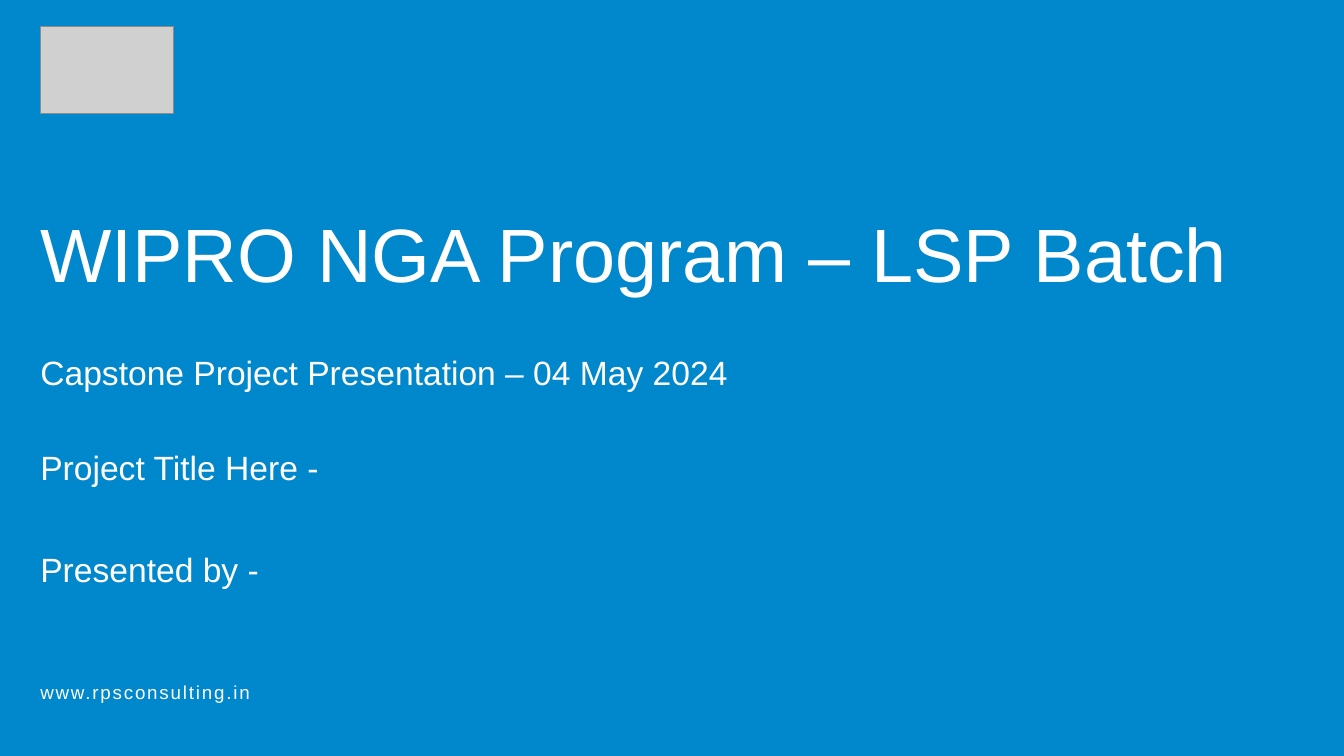
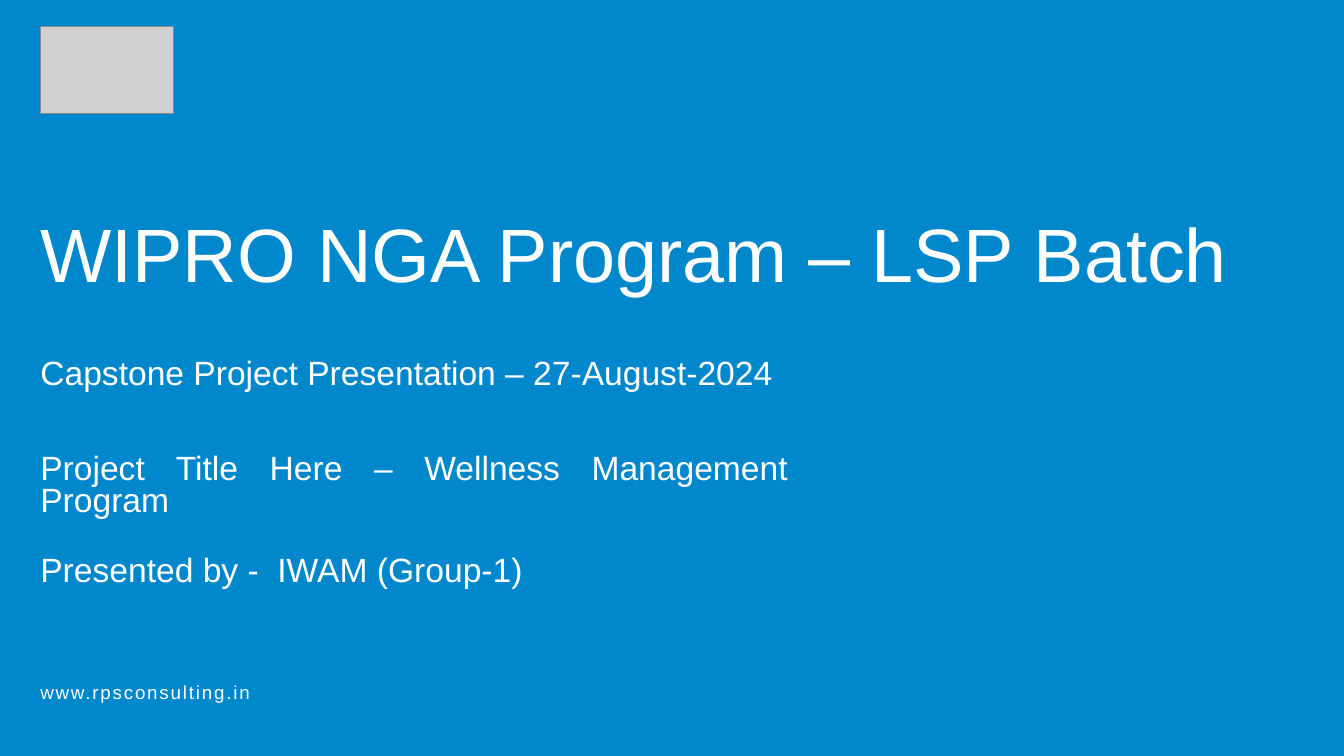
Before and after one commit to jeffthetrazer/IWAM-Group1-Wellness-Project, a slide deck: slide 1 of Wellness_Project_IWAM(Group-1).pptx. Drawn at 1344x756 pixels with LibreOffice and Linux fonts; fonts in the diff are those of the drawing; grey boxes stand for pictures. Boxes give left, top, right and bottom in pixels: in the first picture for what was removed or moved away, otherwise in the second. Text is boxed around its words. In the diff, an @@ line names an element or a change of style, - is before the commit and + after.

```diff
--- a/Wellness_Project_IWAM(Group-1).pptx
+++ b/Wellness_Project_IWAM(Group-1).pptx
@@ text at [40,360,772,392]: text changed @@
-Capstone Project Presentation – 04 May 2024
+Capstone Project Presentation – 27-August-2024
@@ text at [40,455,788,519]: text changed @@
-Project Title Here -
+Project Title Here – Wellness Management Program
@@ text at [40,557,523,589]: text changed @@
-Presented by -
+Presented by - IWAM (Group-1)
```
Also in this commit, not shown: 1 other slide changed, 19 other files.
